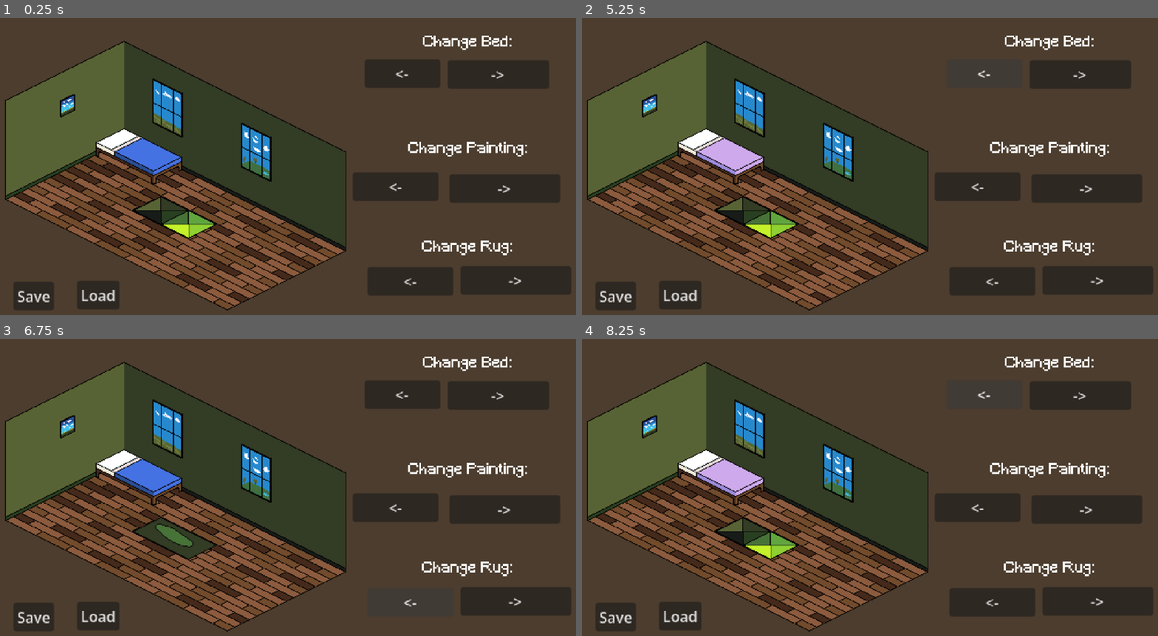
Above: before the commit, frames 1-4 (two rows, left to right).
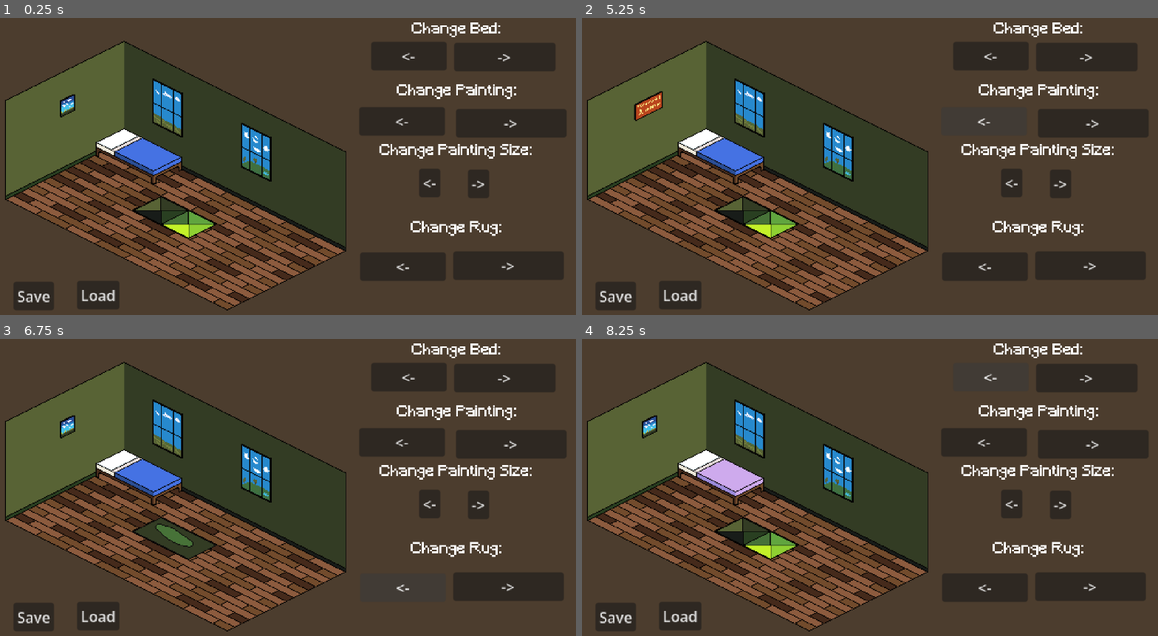
Above: after the commit, the same moments.

Repository: Icarus003/CISC204---Solo-Project-3-Create-Your-Character-Creator
Game: Godot game, scene res://Scenes/main.tscn
The game is run twice, just before and just after one commit, with the same random seed, the same clock (stepped at 60 frames per second) and the same inputs.
Inputs:
- Up to frame 1 (0.25 s): no input
- Up to frame 2 (5.25 s): click "->" at 0.5 s; click "<-" at 1.25 s; click "Save" at 2 s; click "Load" at 2.75 s; click "<-" at 3.5 s; click "->" at 4.25 s; click "<-" at 5 s
- Up to frame 3 (6.75 s): click "->" at 5.75 s; click "<-" at 6.5 s
- Up to frame 4 (8.25 s): click "->" at 7.25 s; click "<-" at 8 s

The runs differ from the first frame. In frame 1, 15% of the frame differs, in the area x 61-100%, y 1-94%; in frame 2, 14%; in frame 3, 13%; in frame 4, 14%.

Commit message:
Added resize functionality for paintings

Diff:
--- a/project-3-character-creator/Scenes/main.tscn
+++ b/project-3-character-creator/Scenes/main.tscn
@@ -33,19 +33,19 @@
 
 [node name="BedBackButton" type="Button" parent="Buttons" unique_id=537886788]
 z_index = 5
-offset_left = 407.0
-offset_top = 58.0
-offset_right = 489.0
-offset_bottom = 89.0
+offset_left = 414.0
+offset_top = 39.0
+offset_right = 496.0
+offset_bottom = 70.0
 text = "<-"
 metadata/_edit_use_anchors_ = true
 
 [node name="BedForwardButton" type="Button" parent="Buttons" unique_id=1476572154]
 z_index = 5
-offset_left = 497.0
-offset_top = 59.0
-offset_right = 607.0
-offset_bottom = 90.0
+offset_left = 504.0
+offset_top = 40.0
+offset_right = 614.0
+offset_bottom = 71.0
 size_flags_horizontal = 8
 size_flags_vertical = 8
 text = "->"
@@ -53,39 +53,53 @@
 
 [node name="PaintingBackButton" type="Button" parent="Buttons" unique_id=747760962]
 z_index = 5
-offset_left = 394.0
-offset_top = 181.0
-offset_right = 487.0
-offset_bottom = 212.0
+offset_left = 401.0
+offset_top = 110.0
+offset_right = 494.0
+offset_bottom = 141.0
 text = "<-"
 metadata/_edit_use_anchors_ = true
 
 [node name="PaintingForwardButton" type="Button" parent="Buttons" unique_id=997983416]
 z_index = 5
-offset_left = 499.0
-offset_top = 183.0
-offset_right = 619.0
-offset_bottom = 214.0
+offset_left = 506.0
+offset_top = 112.0
+offset_right = 626.0
+offset_bottom = 143.0
 size_flags_horizontal = 8
 size_flags_vertical = 8
 text = "->"
 metadata/_edit_use_anchors_ = true
 
+[node name="PaintingSizeForwardButton" type="Button" parent="Buttons" unique_id=394647035]
+offset_left = 519.0
+offset_top = 178.0
+offset_right = 542.0
+offset_bottom = 209.0
+text = "->"
+
+[node name="PaintingSizeBackButton" type="Button" parent="Buttons" unique_id=1695611054]
+offset_left = 466.0
+offset_top = 177.0
+offset_right = 489.0
+offset_bottom = 208.0
+text = "<-"
+
 [node name="RugBackButton" type="Button" parent="Buttons" unique_id=1262416678]
 z_index = 5
-offset_left = 410.0
-offset_top = 284.0
-offset_right = 503.0
-offset_bottom = 315.0
+offset_left = 402.0
+offset_top = 268.0
+offset_right = 495.0
+offset_bottom = 299.0
 text = "<-"
 metadata/_edit_use_anchors_ = true
 
 [node name="RugForwardButton" type="Button" parent="Buttons" unique_id=1236859468]
 z_index = 5
-offset_left = 511.0
-offset_top = 283.0
-offset_right = 631.0
-offset_bottom = 314.0
+offset_left = 503.0
+offset_top = 267.0
+offset_right = 623.0
+offset_bottom = 298.0
 size_flags_horizontal = 8
 size_flags_vertical = 8
 text = "->"
@@ -110,32 +124,42 @@
 
 [node name="BedLabel" type="Label" parent="Labels" unique_id=2014771879]
 z_index = 5
-offset_left = 454.0
-offset_top = 32.0
-offset_right = 584.0
-offset_bottom = 48.0
+offset_left = 442.0
+offset_top = 18.0
+offset_right = 572.0
+offset_bottom = 34.0
 size_flags_horizontal = 4
 text = "Change Bed:"
 label_settings = SubResource("LabelSettings_fevyy")
 horizontal_alignment = 1
 
-[node name="PaintingLabel" type="Label" parent="Labels" unique_id=444833786]
-z_index = 5
-offset_left = 454.0
-offset_top = 255.0
-offset_right = 584.0
-offset_bottom = 271.0
+[node name="PaintingLabel" type="Label" parent="Labels" unique_id=1287580457]
+z_index = 5
+offset_left = 442.0
+offset_top = 85.0
+offset_right = 572.0
+offset_bottom = 101.0
+text = "Change Painting:"
+label_settings = SubResource("LabelSettings_fevyy")
+horizontal_alignment = 1
+
+[node name="PaintingSizeLabel" type="Label" parent="Labels" unique_id=95533946]
+z_index = 5
+offset_left = 423.0
+offset_top = 150.0
+offset_right = 589.0
+offset_bottom = 166.0
+text = "Change Painting Size:"
+label_settings = SubResource("LabelSettings_fevyy")
+horizontal_alignment = 1
+
+[node name="RugLabel" type="Label" parent="Labels" unique_id=444833786]
+z_index = 5
+offset_left = 442.0
+offset_top = 234.0
+offset_right = 572.0
+offset_bottom = 250.0
 text = "Change Rug:"
-label_settings = SubResource("LabelSettings_fevyy")
-horizontal_alignment = 1
-
-[node name="RugLabel" type="Label" parent="Labels" unique_id=1287580457]
-z_index = 5
-offset_left = 454.0
-offset_top = 148.0
-offset_right = 584.0
-offset_bottom = 164.0
-text = "Change Painting:"
 label_settings = SubResource("LabelSettings_fevyy")
 horizontal_alignment = 1
 
@@ -217,6 +241,8 @@
 [connection signal="pressed" from="Buttons/BedForwardButton" to="." method="_on_bed_forward_button_pressed"]
 [connection signal="pressed" from="Buttons/PaintingBackButton" to="." method="_on_painting_back_button_pressed"]
 [connection signal="pressed" from="Buttons/PaintingForwardButton" to="." method="_on_painting_forward_button_pressed"]
+[connection signal="pressed" from="Buttons/PaintingSizeForwardButton" to="." method="_on_painting_size_forward_button_pressed"]
+[connection signal="pressed" from="Buttons/PaintingSizeBackButton" to="." method="_on_painting_size_back_button_pressed"]
 [connection signal="pressed" from="Buttons/RugBackButton" to="." method="_on_rug_back_button_pressed"]
 [connection signal="pressed" from="Buttons/RugForwardButton" to="." method="_on_rug_forward_button_pressed"]
 [connection signal="pressed" from="Buttons/SaveButton" to="." method="_on_save_button_pressed"]
--- a/project-3-character-creator/Scripts/main.gd
+++ b/project-3-character-creator/Scripts/main.gd
@@ -15,6 +15,7 @@
 var current_paintings_index: int = 0
 var current_rugs_index: int = 0
 
+# Initial var for save state
 var save_state = ''
 
 func _ready():
@@ -96,10 +97,24 @@
 	print("Loaded: " + save_state)
 
 # Saves current state when pressed
-func _on_save_button_pressed() -> void:
+func _on_save_button_pressed():
 	save()
 
 # Loads state that was saved
-func _on_load_button_pressed() -> void:
+func _on_load_button_pressed():
 	load_save()
 	update_arrays()
+
+func increase_painting_size(painting_array):
+	painting_array[current_paintings_index].scale += Vector2(.5, .5)
+
+func decrease_painting_size(painting_array):
+	painting_array[current_paintings_index].scale -= Vector2(.5, .5)
+
+# Functionality for size increase and decrease buttons
+func _on_painting_size_forward_button_pressed():
+	increase_painting_size(paintings)
+
+
+func _on_painting_size_back_button_pressed():
+	decrease_painting_size(paintings)
